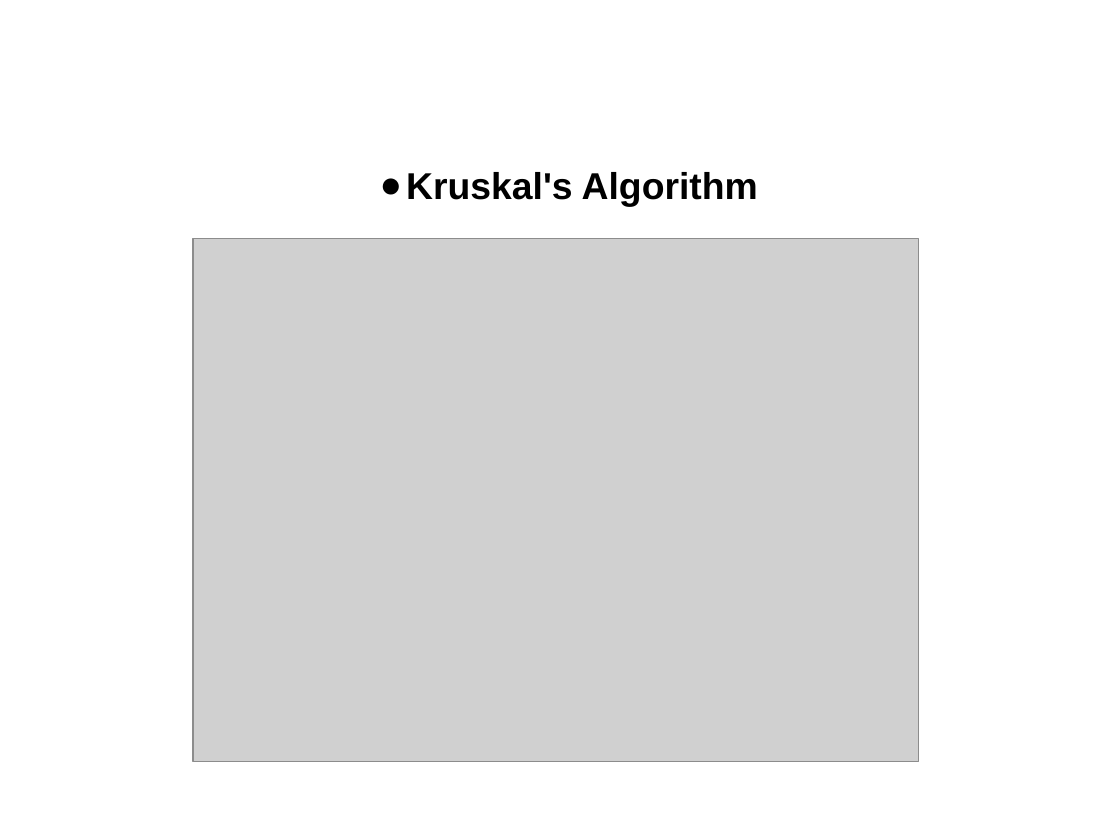
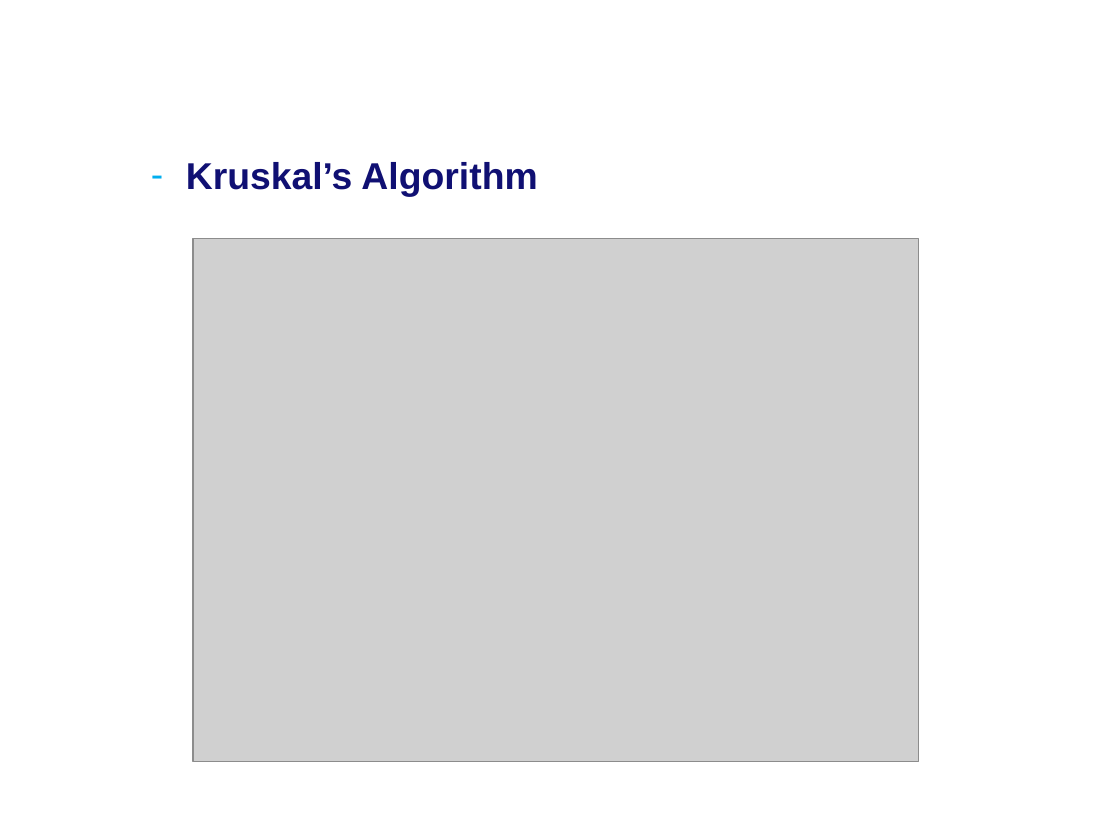
Before and after one commit to MartijnMuijsers/Algorithms, a slide deck: slide 22 of report/Final Presentation.ppt (slide 23 before the commit). Drawn at 1120x840 pixels with LibreOffice and Linux fonts; fonts in the diff are those of the drawing; grey boxes stand for pictures; background and template pictures are left out. Boxes give left, top, right and bottom in pixels: in the first picture for what was removed or moved away, otherwise in the second. Text is boxed around its words. In the diff, an @@ line names an element or a change of style, - is before the commit and + after.

```diff
--- a/report/Final Presentation.ppt
+++ b/report/Final Presentation.ppt
@@ text at (186, 162, 537, 197): text changed; text colour #000000 to #101073 @@
-● Kruskal's Algorithm
+  – Kruskal’s Algorithm
```
Also in this commit, not shown: 9 other slides changed, 1 slide removed.
